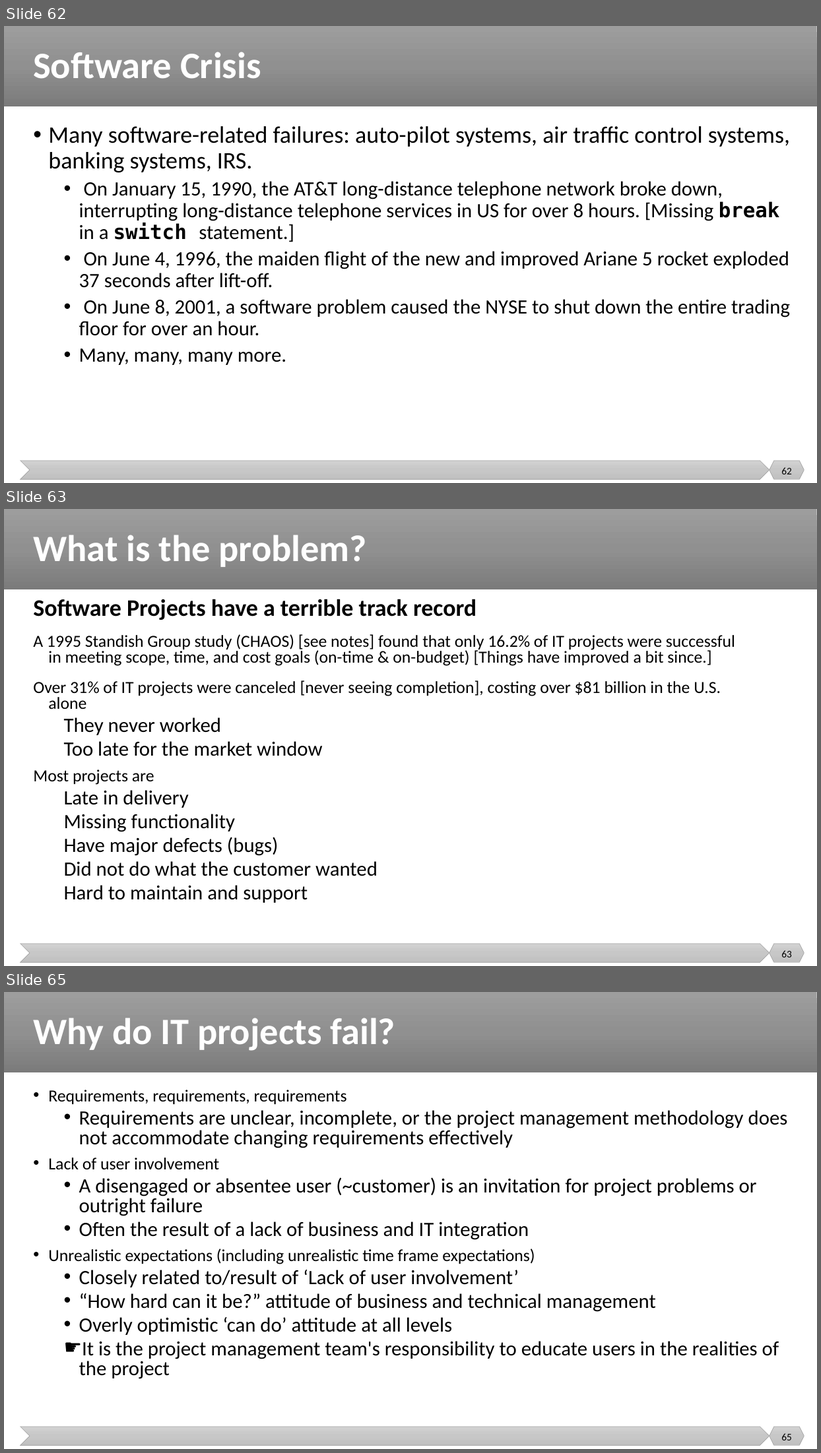
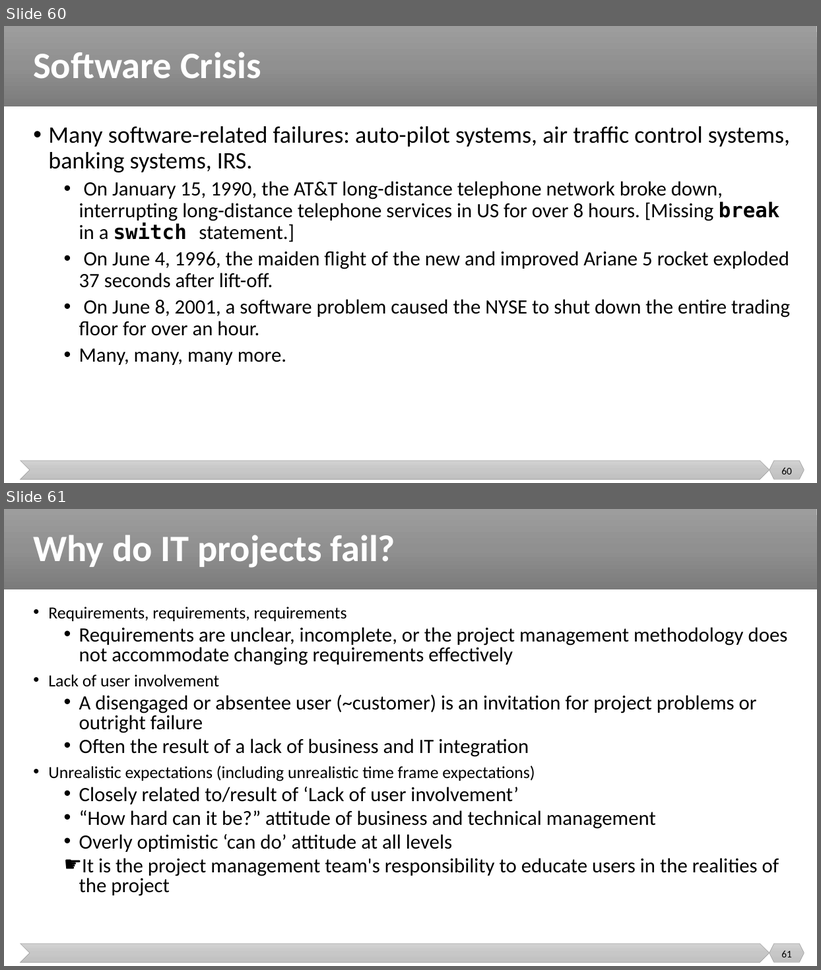
Before and after one commit to malenezi/malenezi, a slide deck: SE423/Lectures/1-Introduction/Introduction.pptx. Shown one above the other, each under a label of ours: slides 62, 63 and 65 before the commit, slides 60 and 61 after it; the slides between them are not shown. The pictures are 821x1453 and 821x970 pixels, drawn with LibreOffice and Linux fonts; fonts in the diff are those of the drawing. Boxes give left, top, right and bottom in pixels: in the first picture for what was removed or moved away, otherwise in the second. Text is boxed around its words. In the diff, an @@ line names an element or a change of style, - is before the commit and + after.

```diff
--- a/SE423/Lectures/1-Introduction/Introduction.pptx
+++ b/SE423/Lectures/1-Introduction/Introduction.pptx
@@ slide 63 removed at (4,509,817,966), background #FFFFFF; not listed: 3 template elements that a slide beside it also shows @@
@@ title removed at (33,535,366,567) @@
-What is the problem?
@@ text removed at (33,599,735,903) @@
-Software Projects have a terrible track record
-A 1995 Standish Group study (CHAOS) [see notes] found that only 16.2% of IT projects were successful in meeting scope, time, and cost goals (on-time & on-budget) [Things have improved a bit since.]
-Over 31% of IT projects were canceled [never seeing completion], costing over $81 billion in the U.S. alone
-  They never worked
-  Too late for the market window
-Most projects are
-  Late in delivery
-  Missing functionality
-  Have major defects (bugs)
-  Did not do what the customer wanted
-  Hard to maintain and support
@@ page number removed at (781,951,792,958) @@
-63
@@ what was slide 62 is now slide 60 @@
@@ page number at (781,468,792,475): text changed @@
-62
+60
@@ what was slide 65 is now slide 61 @@
@@ page number at (781,951,792,958): text changed @@
-65
+61
```
Also in this commit, not shown: 8 slides changed, 3 slides added, 4 other slides removed.
